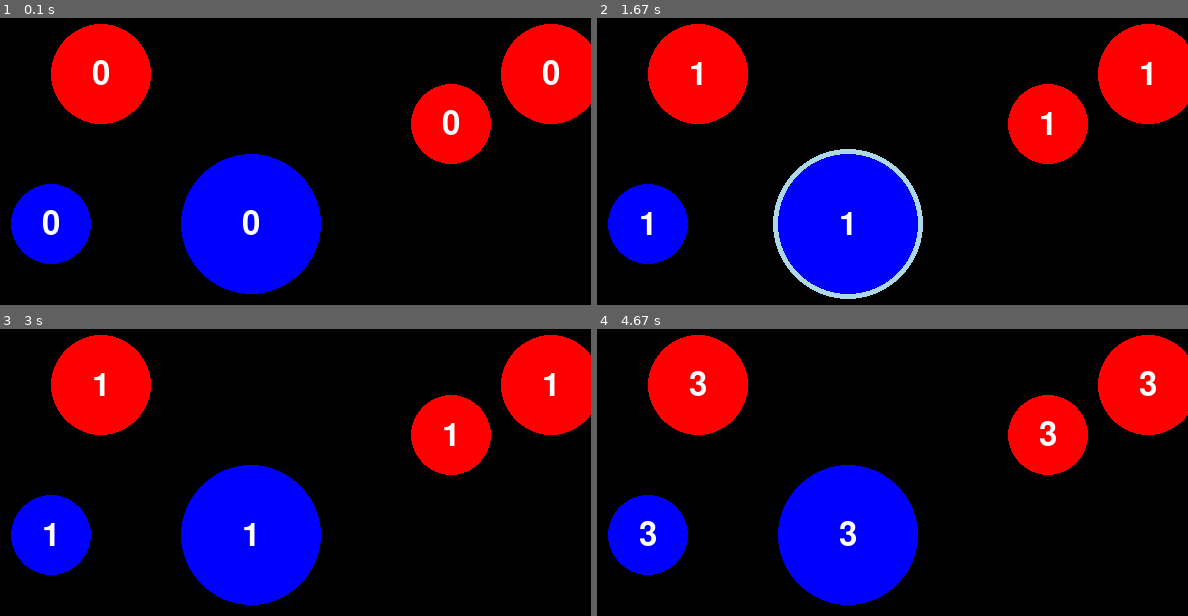
Above: before the commit, frames 1-4 (two rows, left to right).
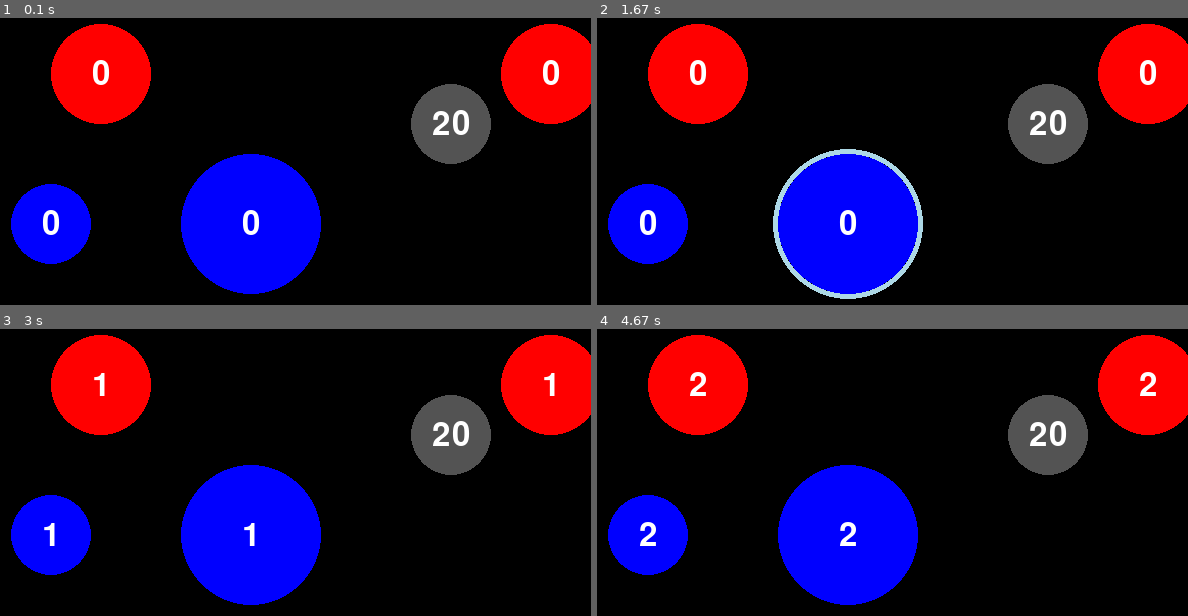
Above: after the commit, the same moments.

Repository: msa2984/teals-pygame
Game: pygame game, started from pygame/nano_wars/main.py
Same seed, same stepped clock (60 frames per second), same inputs: the game is played once before the commit and once after it.
Inputs (mouse positions are in pixels of both pictures, inside the frame that each line leads up to):
- Up to frame 1 (0.1 s): no input
- Up to frame 2 (1.67 s): click (868, 164) at 0.38 s; click (667, 276) at 0.72 s; click (868, 221) at 1.55 s
- Up to frame 3 (3 s): click (437, 432) at 1.88 s; click (65, 521) at 2.22 s; click (496, 570) at 2.55 s
- Up to frame 4 (4.67 s): click (998, 412) at 3.72 s; click (1093, 469) at 4.05 s

The runs differ from the first frame. In frame 1, 2.9% of the frame differs, in the area x 69-84%, y 22-51%; in frame 2, 3.7%, in the area x 7-95%, y 14-76%; in frame 3, 2.9%; in frame 4, 3.4%.

Commit message:
:hammer:

Diff:
--- /dev/null
+++ b/pygame/nano_wars/constants/color.py
@@ -0,0 +1,3 @@
+RED = (255, 0, 0)
+BLUE = (0, 0, 255)
+GRAY = (83, 83, 83)
--- a/pygame/nano_wars/main.py
+++ b/pygame/nano_wars/main.py
@@ -2,6 +2,7 @@
 import pygame
 from pygame.locals import *
 from models.cell import Cell
+from constants.color import RED, BLUE, GRAY
 
 pygame.init()
 
@@ -13,11 +14,11 @@
 
 # Create a list of circles
 cells = [
-    Cell((150, 150), 50, (255, 0, 0)),  # Red circle at (150, 150)
-    Cell((600, 150), 50, (255, 0, 0)),  # Red circle at (600, 150)
-    Cell((500, 200), 40, (255, 0, 0)),  # Green circle at (500, 200)
-    Cell((300, 300), 70, (0, 0, 255)),  # Blue circle at (300, 300)
-    Cell((100, 300), 40, (0, 0, 255)),  # Blue circle at (100, 300)
+    Cell((150, 150), 50, RED),  # Red circle at (150, 150)
+    Cell((600, 150), 50, RED),  # Red circle at (600, 150)
+    Cell((500, 200), 40, GRAY, counter=20),  # Green circle at (500, 200)
+    Cell((300, 300), 70, BLUE),  # Blue circle at (300, 300)
+    Cell((100, 300), 40, BLUE),  # Blue circle at (100, 300)
 ]
 
 line_active = False  # Variable to track if the line is currently being drawn
@@ -79,11 +80,5 @@
     for cell in cells:
         cell.draw(screen, current_time, cells)
 
-    # # Draw lines for all highlighted cells
-    # for highlighted in highlighted_cells:
-    #     if highlighted.line_end:
-    #         edge_position = highlighted.get_edge_position(highlighted.line_end)
-    #         pygame.draw.line(screen, (255, 255, 255), edge_position, highlighted.line_end, 2)
-
     pygame.display.flip()  # Update the display
     fpsClock.tick(fps)  # Control the frame rate
--- a/pygame/nano_wars/models/cell.py
+++ b/pygame/nano_wars/models/cell.py
@@ -1,17 +1,18 @@
 import pygame
 from pygame import *
 import math
+from constants.color import BLUE, RED, GRAY
 
 class Cell:
-    def __init__(self, position, radius, color):
+    def __init__(self, position, radius, color, counter=0):
         self.position = position  # (x, y)
         self.radius = radius
         self.color = color
         self.highlight_color = (173, 216, 230)
         self.is_highlighted = False
-        self.counter = 0
+        self.counter = counter
         self.last_update_time = 0
-        self.update_interval = 1500  # 1.5 second
+        self.update_interval = 2000  # 2.0 second
         self.font = pygame.font.SysFont(None, 48)
         self.text_color = (255, 255, 255)
         self.line_end = None  # Store the cursor position for the line
@@ -22,10 +23,11 @@
         return (self.position[0], self.position[1])
 
     def draw(self, screen: Surface, current_time, cells):
-        # Update the counter if 1 second has passed
-        if current_time - self.last_update_time >= self.update_interval:
-            self.counter += 1
-            self.last_update_time = current_time
+        # Update the counter if 1 second has passed and if the cell is blue
+        if self.color == BLUE or self.color == RED:
+            if current_time - self.last_update_time >= self.update_interval:
+                self.counter += 1
+                self.last_update_time = current_time
 
         # Draw the circle
         pygame.draw.circle(screen, self.color, self.position, self.radius)
@@ -77,6 +79,7 @@
         screen.blit(text_surface, text_rect)
 
 
+
     def check_click(self, mouse_pos):
         # Function to check if the mouse click is inside this circle
         dx = mouse_pos[0] - self.position[0]
